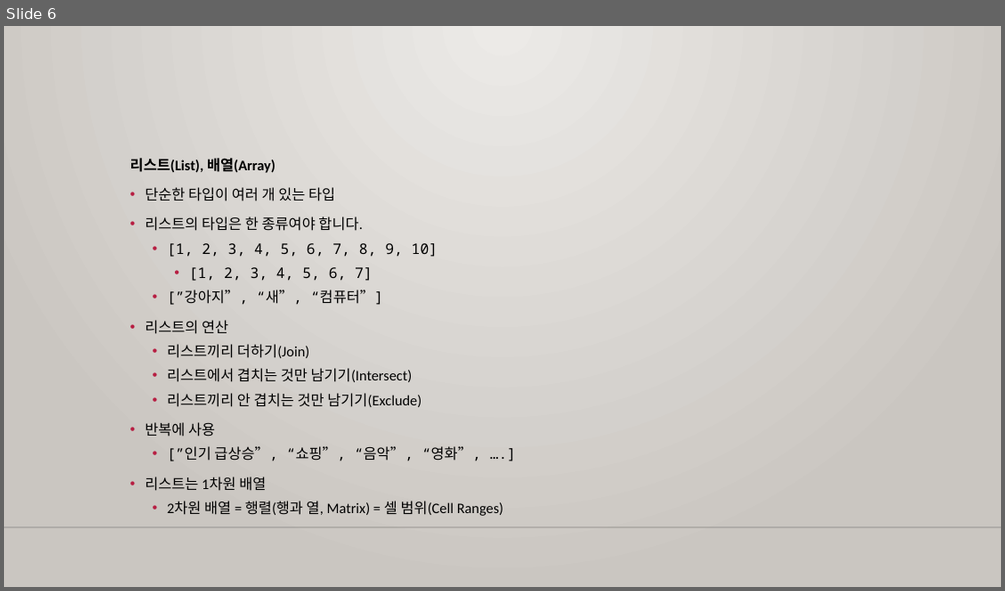
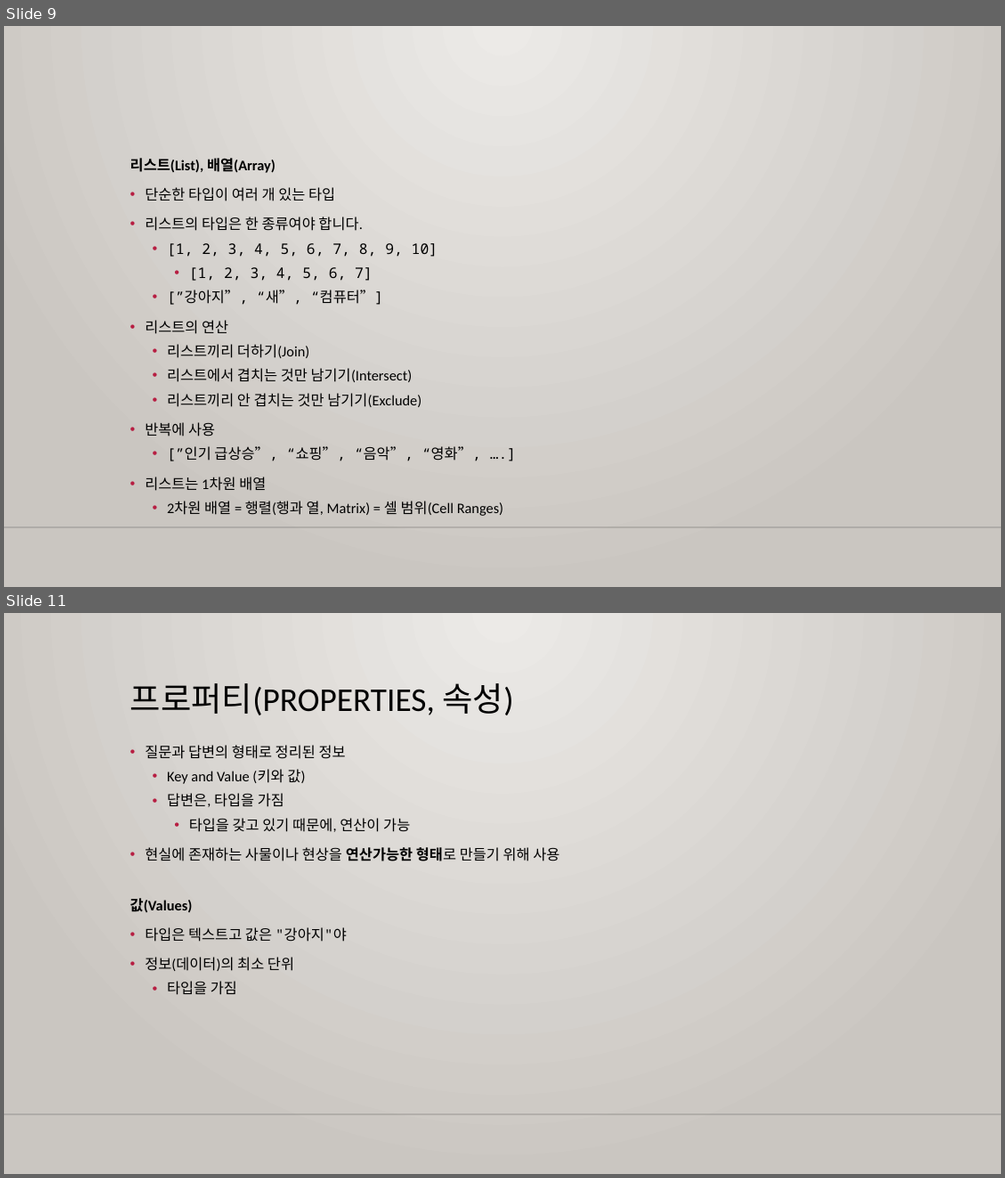
Before and after one commit to m00nlygreat/obsidian-vault, a slide deck: 노코드 엔지니어링/구글 시트로 데이터 관리하기.pptx. Shown one above the other, each under a label of ours: slide 6 before the commit, slides 9 and 11 after it; the slides between them are not shown. The pictures are 1005x591 and 1005x1178 pixels, drawn with LibreOffice and Linux fonts; fonts in the diff are those of the drawing; background and template pictures are left out. Boxes give left, top, right and bottom in pixels: in the first picture for what was removed or moved away, otherwise in the second. Text is boxed around its words. In the diff, an @@ line names an element or a change of style, - is before the commit and + after.

Commit message:
백업 완료: 2023-11-25 23:36:40
Affected files:
.obsidian/workspace.json
노코드 엔지니어링/구글 시트로 데이터 관리하기.md
노코드 엔지니어링/구글 시트로 데이터 관리하기.pptx

```diff
--- a/노코드 엔지니어링/구글 시트로 데이터 관리하기.pptx
+++ b/노코드 엔지니어링/구글 시트로 데이터 관리하기.pptx
@@ slide 11 added at [4,613,1001,1174], background gradient #ECEAE7 to #CAC7C1; not listed: 1 template element that a slide beside it also shows @@
@@ title added at [130,683,514,715], 32 pt, text #000000 @@
+프로퍼티(PROPERTIES, 속성)
@@ text added at [130,745,559,995], 14 pt, text #000000 @@
+• 질문과 답변의 형태로 정리된 정보
+  • Key and Value (키와 값)
+  • 답변은, 타입을 가짐
+    • 타입을 갖고 있기 때문에, 연산이 가능
+• 현실에 존재하는 사물이나 현상을 연산가능한 형태로 만들기 위해 사용
+값(Values)
+• 타입은 텍스트고 값은 "강아지"야
+• 정보(데이터)의 최소 단위
+  • 타입을 가짐
@@ what was slide 6 is now slide 9 @@
```
Also in this commit, not shown: 3 slides changed, 15 other slides added, 2 other files.
